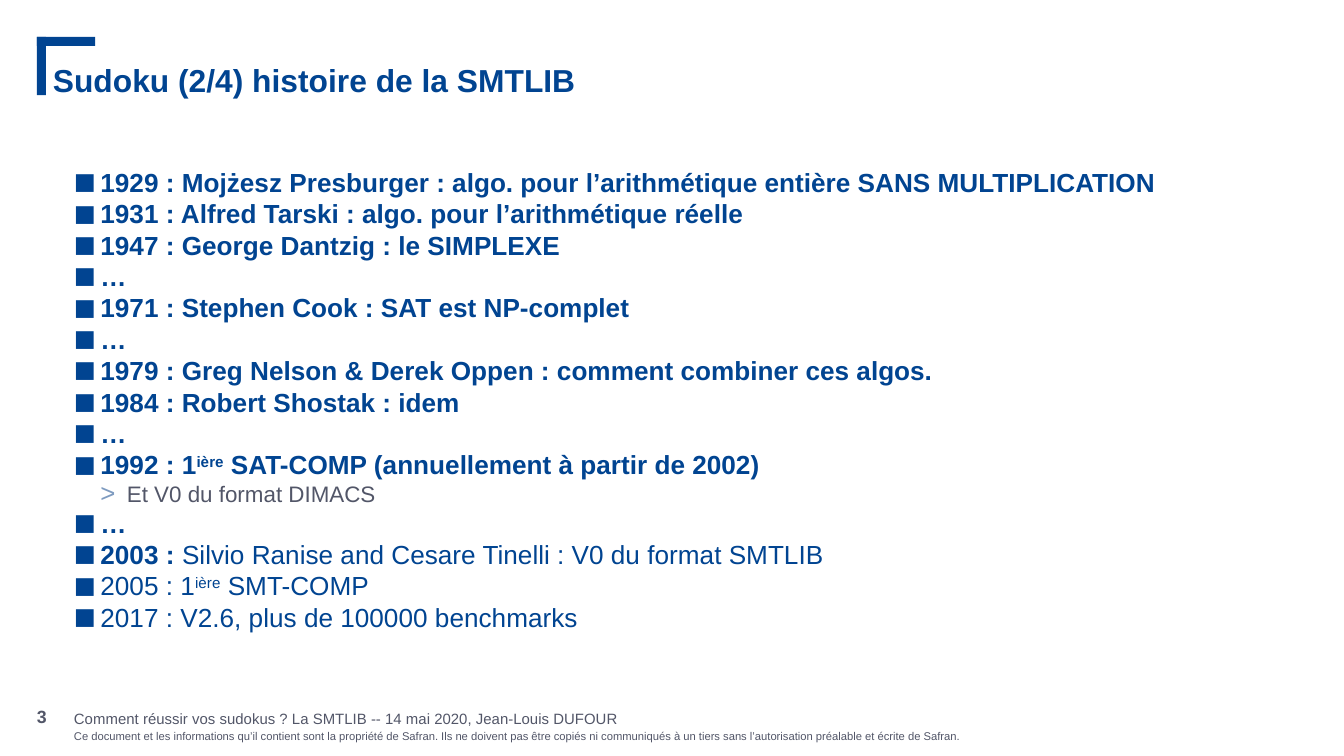
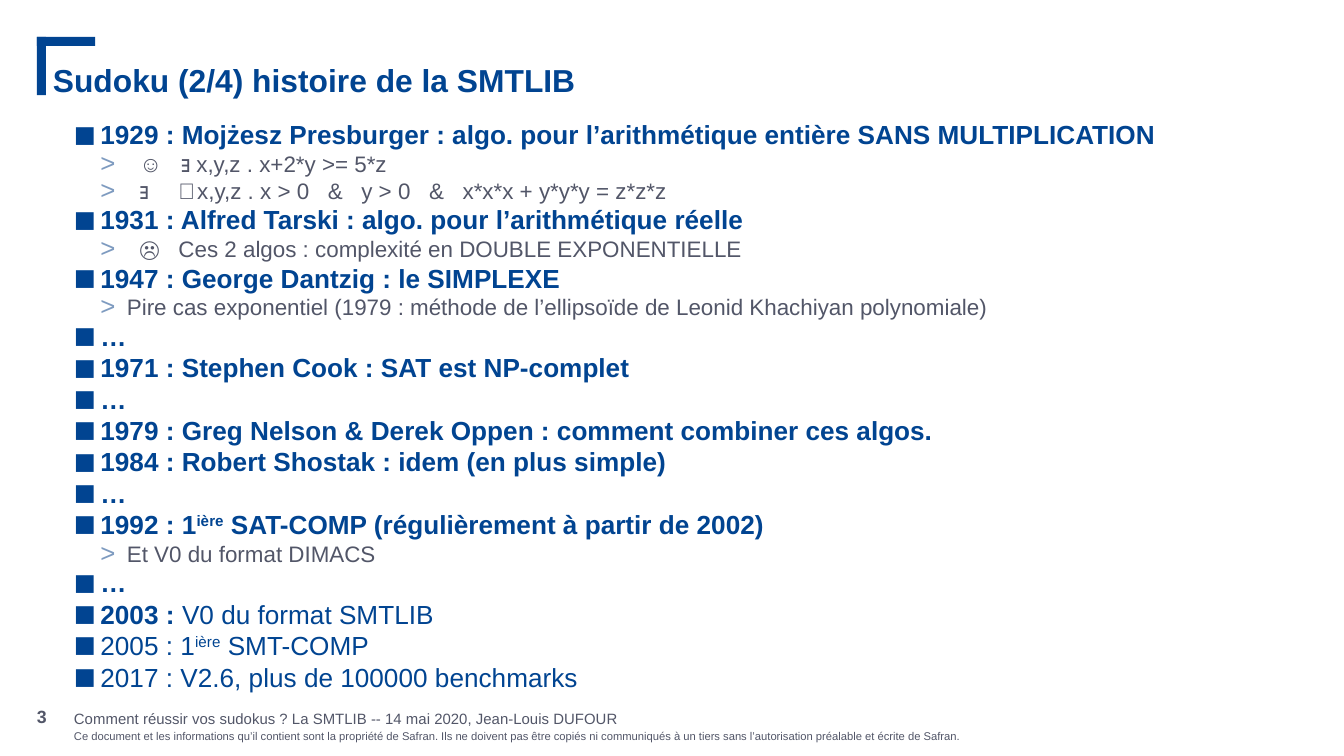
Before and after one commit to JeanLouisDufour/smtlib, a slide deck: slide 3 of sudoku.pptx. Drawn at 1344x756 pixels with LibreOffice and Linux fonts; fonts in the diff are those of the drawing; background and template pictures are left out. Boxes give left, top, right and bottom in pixels: in the first picture for what was removed or moved away, otherwise in the second. Text is boxed around its words. In the diff, an @@ line names an element or a change of style, - is before the commit and + after.

Commit message:
foo

```diff
--- a/sudoku.pptx
+++ b/sudoku.pptx
@@ text "1929 : Mojżesz Presburger : ...": place and size @@
-text "1929 : Mojżesz Presburger : ..." at (100,173,1155,633)
+text "1929 : Mojżesz Presburger : ..." at (100,125,1155,692)
@@ text at (196,156,666,204): paragraphs added @@
+  > ☺ ∃ x,y,z . x+2*y >= 5*z
+  > ☹ ∃ x,y,z . x > 0 & y > 0 & x*x*x + y*y*y = z*z*z
@@ text at (178,240,741,262): paragraph added @@
+  > ☹ Ces 2 algos : complexité en DOUBLE EXPONENTIELLE
@@ text at (127,298,987,320): paragraph added @@
+  > Pire cas exponentiel (1979 : méthode de l’ellipsoïde de Leonid Khachiyan polynomiale)
@@ text at (100,452,666,477): text changed @@
-■ 1984 : Robert Shostak : idem
+■ 1984 : Robert Shostak : idem (en plus simple)
@@ text at (100,515,764,540): text changed @@
-■ 1992 : 1ière SAT-COMP (annuellement à partir de 2002)
+■ 1992 : 1ière SAT-COMP (régulièrement à partir de 2002)
@@ text at (100,605,433,625): text changed @@
-■ 2003 : Silvio Ranise and Cesare Tinelli : V0 du format SMTLIB
+■ 2003 : V0 du format SMTLIB
```
